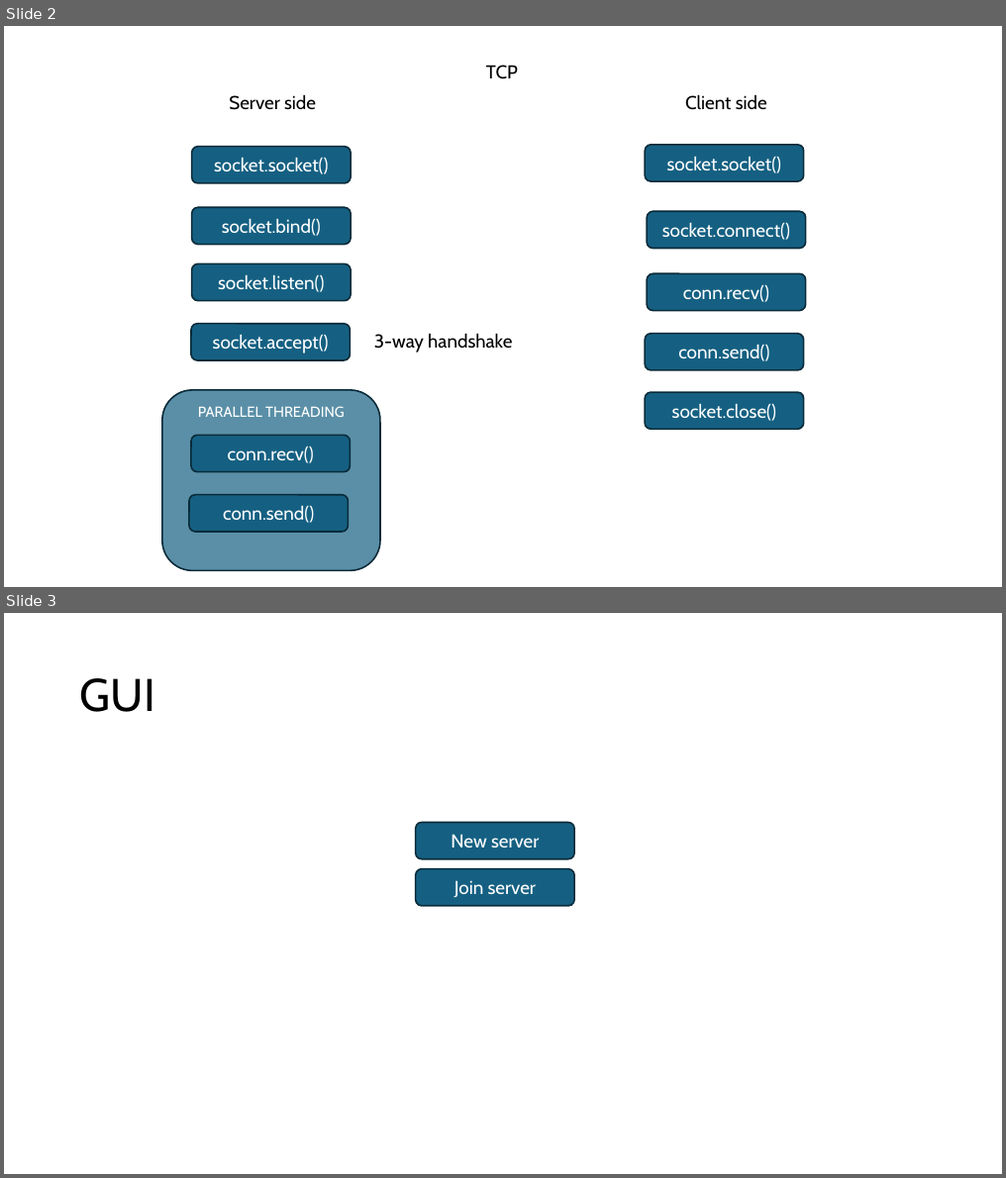
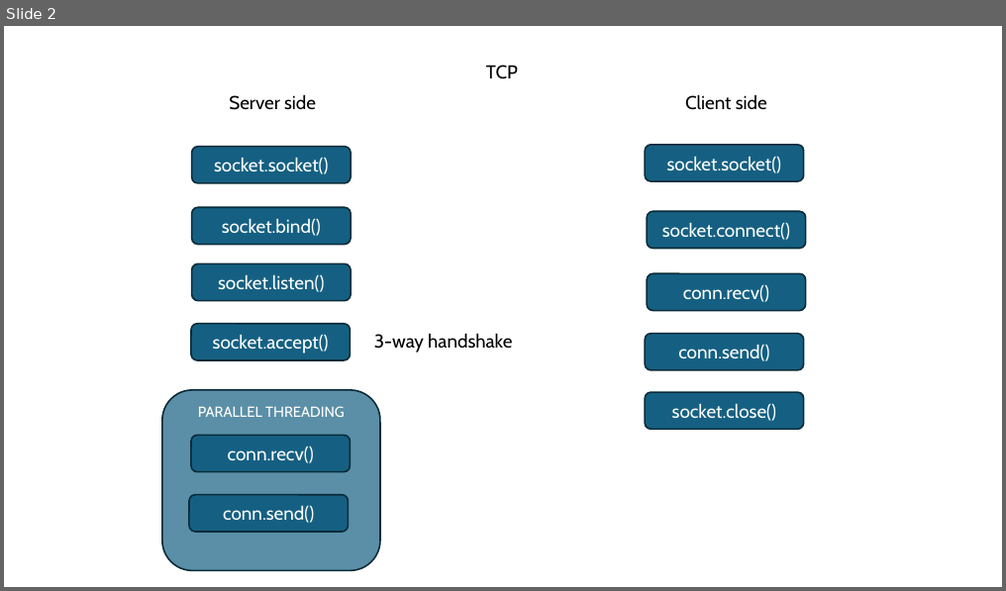
Before and after one commit to raphaelhaehnel/Tic-Tac-Toe-online, a slide deck: software architecture.pptx. Shown one above the other, each under a label of ours: slides 2 and 3 before the commit, slide 2 after it. The pictures are 1006x1178 and 1006x591 pixels, drawn with LibreOffice and Linux fonts; fonts in the diff are those of the drawing. Boxes give left, top, right and bottom in pixels: in the first picture for what was removed or moved away, otherwise in the second. Text is boxed around its words. In the diff, an @@ line names an element or a change of style, - is before the commit and + after.

Commit message:
client-server communication

```diff
--- a/software architecture.pptx
+++ b/software architecture.pptx
@@ slide 3 removed at bbox=[4, 613, 1002, 1174], background #FFFFFF @@
@@ title removed at bbox=[80, 678, 155, 712] @@
-GUI
@@ rounded rectangle removed at bbox=[416, 823, 574, 860] @@
-New server
@@ rounded rectangle removed at bbox=[416, 869, 574, 906] @@
-Join server
```
Also in this commit, not shown: 2 slides added, 4 other files.
